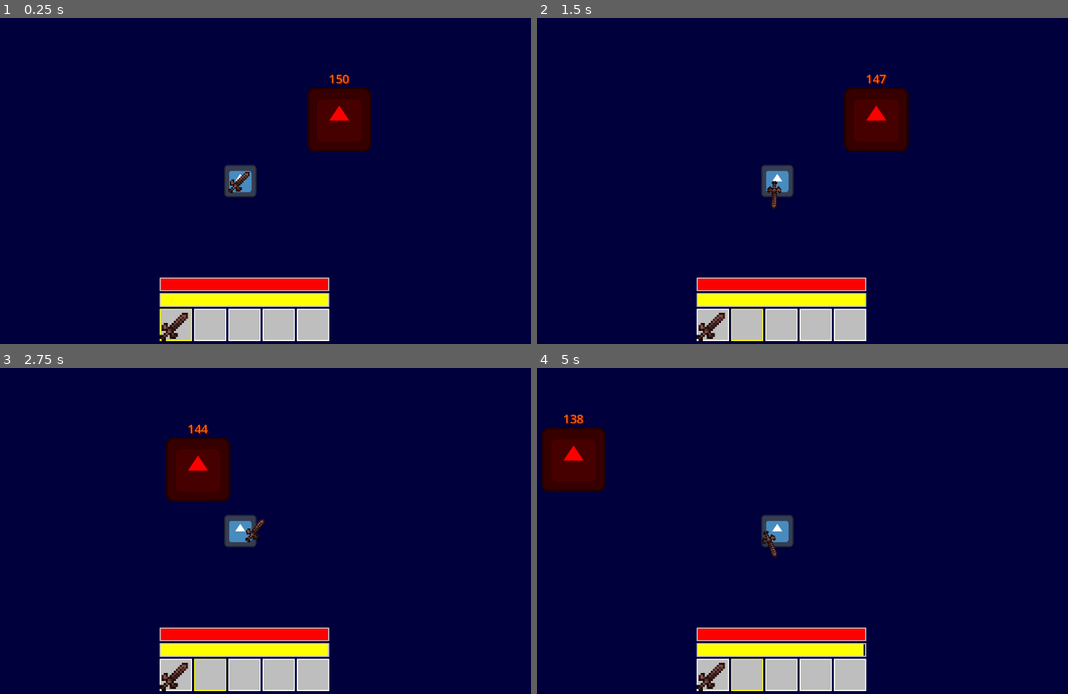
Above: before the commit, frames 1-4 (two rows, left to right).
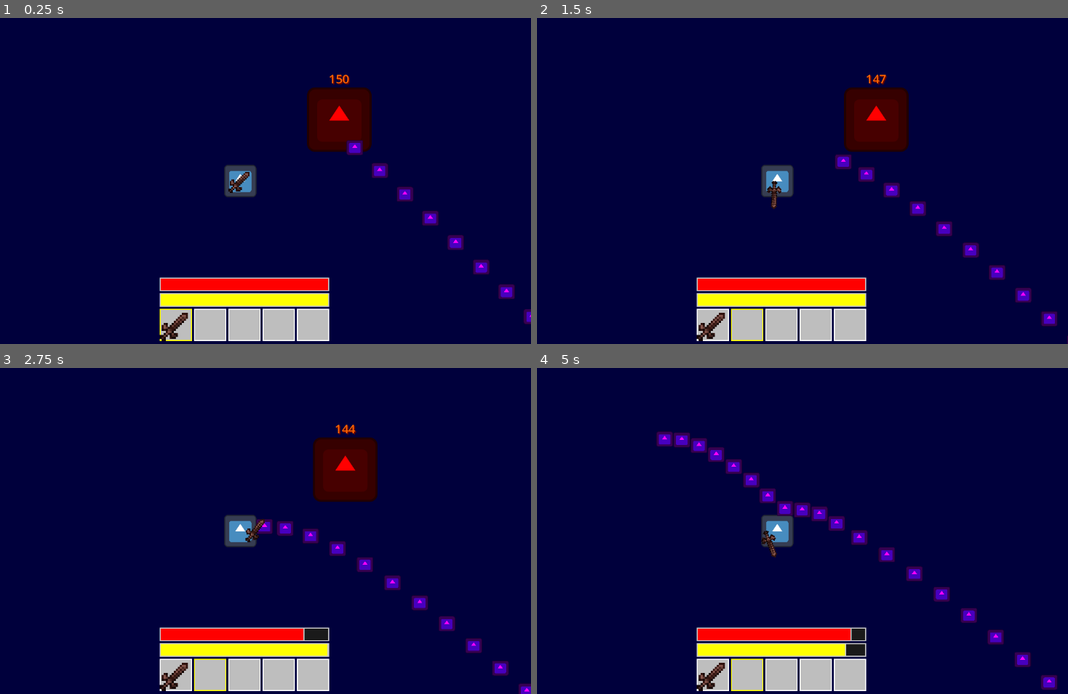
Above: after the commit, the same moments.

Repository: Bruhdows/fuel-the-flame
Game: Godot game, scene res://scenes/game.tscn
The game is run twice, just before and just after one commit, with the same random seed, the same clock (stepped at 60 frames per second) and the same inputs. The engine's default icon, where the game draws it, is replaced by a stand-in: a white triangle on a blue panel in a dark square.
Inputs (mouse positions are in pixels of both pictures, inside the frame that each line leads up to):
- Up to frame 1 (0.25 s): no input
- Up to frame 2 (1.5 s): click (712, 324) at 0.52 s; click (749, 324) at 1.27 s
- Up to frame 3 (2.75 s): move the mouse to (366, 514) at 2.02 s; hold D (right) from 2.03 s (still down); tap Q (drop_item) at 2.1 s
- Up to frame 4 (5 s): move the mouse to (659, 547) at 2.77 s; release D (right) at 2.78 s; hold S (down) 2.78-3.53 s; click (659, 547) at 2.85 s; move the mouse to (834, 459) at 3.52 s; hold D (right) 3.53-4.28 s; right-click (834, 459) at 3.6 s; move the mouse to (749, 596) at 4.27 s; hold W (up) from 4.28 s (still down); tap Q (drop_item) at 4.35 s

The runs differ from the first frame. In frame 1, 1.0% of the frame differs, in the area x 65-100%, y 37-94%; in frame 2, 1.3%; in frame 3, 6.5%, in the area x 31-100%, y 17-100%; in frame 4, 5.4%.

Commit message:
Fixes mobs!

Diff:
--- a/scenes/enemy.gd
+++ b/scenes/enemy.gd
@@ -8,7 +8,7 @@
 @export var attack_range: float = 50.0
 
 # References
-@onready var player: CharacterBody2D = %Player
+var player: CharacterBody2D
 var attack_timer: float = 0.0
 
 @onready var sprite: Sprite2D = $Sprite2D
@@ -17,25 +17,22 @@
 func _physics_process(delta):
 	attack_timer -= delta
 
-	if player:
-		# Move toward player
-		var direction = global_position.direction_to(player.global_position)
-		velocity = direction * speed
+	# Move toward player
+	var direction = global_position.direction_to(player.global_position)
+	velocity = direction * speed
 
-		# Flip sprite
-		sprite.flip_h = velocity.x < 0
+	# Flip sprite
+	sprite.flip_h = velocity.x < 0
 
-		# Attack if close enough
-		if global_position.distance_to(player.global_position) < attack_range and attack_timer <= 0:
-			attack_player()
-	else:
-		velocity = Vector2.ZERO
+	# Attack if close enough
+	if global_position.distance_to(player.global_position) < attack_range and attack_timer <= 0:
+		attack_player()
 
 	move_and_slide()
 
 func attack_player():
 	attack_timer = 1.5  # Cooldown
-	if player.has_method("take_damage"):
+	if player and player.has_method("take_damage"):
 		player.take_damage(attack_damage)
 
 func take_damage(amount: float):
--- a/scenes/enemy.tscn
+++ b/scenes/enemy.tscn
@@ -10,8 +10,9 @@
 size = Vector2(52, 51)
 
 [node name="Enemy" type="CharacterBody2D"]
-collision_layer = 5
-collision_mask = 8
+collision_layer = 15
+collision_mask = 14
+platform_on_leave = 2
 script = ExtResource("1_md0e3")
 
 [node name="Hitbox" type="CollisionShape2D" parent="."]
--- a/scenes/game.tscn
+++ b/scenes/game.tscn
@@ -1,53 +1,17 @@
-[gd_scene load_steps=23 format=3 uid="uid://c4salwugflrip"]
+[gd_scene load_steps=21 format=3 uid="uid://c4salwugflrip"]
 
 [ext_resource type="Script" uid="uid://bp4i28ybbk5i4" path="res://scripts/game.gd" id="1_p57ef"]
 [ext_resource type="Script" uid="uid://cru4dc0eb836x" path="res://scripts/player.gd" id="1_yqjtg"]
-[ext_resource type="Texture2D" uid="uid://d1jrpl1u325vi" path="res://assets/Hana Caraka - Topdown Tileset [sample]/Props/Tree.png" id="2_gee14"]
 [ext_resource type="Texture2D" uid="uid://bxewcgaicsghl" path="res://icon.svg" id="2_lnu2h"]
 [ext_resource type="Texture2D" uid="uid://dxo6iwa6y15t6" path="res://assets/Hana Caraka - Topdown Tileset [sample]/Tileset/Seasonal/winter.png" id="2_u5sy4"]
 [ext_resource type="Texture2D" uid="uid://8njdheqll1jq" path="res://assets/Hana Caraka - Topdown Tileset [sample]/Tileset/dirt.png" id="3_0tnpc"]
 [ext_resource type="Texture2D" uid="uid://bciaavqpplyh1" path="res://assets/Hana Caraka - Topdown Tileset [sample]/Tileset/Seasonal/ice.png" id="3_gee14"]
-[ext_resource type="Script" path="res://scripts/fire.gd" id="3_lnu2h"]
+[ext_resource type="Script" uid="uid://duippwikiy61w" path="res://scripts/fire.gd" id="3_lnu2h"]
 [ext_resource type="Script" uid="uid://dafpntkmhl2h1" path="res://scripts/control.gd" id="5_iywne"]
-
-[sub_resource type="TileSetAtlasSource" id="TileSetAtlasSource_0tnpc"]
-texture = ExtResource("2_gee14")
-texture_region_size = Vector2i(32, 48)
-0:0/0 = 0
-0:0/0/physics_layer_0/polygon_0/points = PackedVector2Array(0.93301773, -24, 16, 19.593304, -16, 20.526318)
-1:0/0 = 0
-1:0/0/physics_layer_0/polygon_0/points = PackedVector2Array(0.93301773, -24, 16, 19.593304, -16, 20.526318)
-2:0/0 = 0
-2:0/0/physics_layer_0/polygon_0/points = PackedVector2Array(0.93301773, -24, 16, 19.593304, -16, 20.526318)
-3:0/0 = 0
-3:0/0/physics_layer_0/polygon_0/points = PackedVector2Array(0.93301773, -24, 16, 19.593304, -16, 20.526318)
-4:0/0 = 0
-5:0/0 = 0
-6:0/0 = 0
-7:0/0 = 0
-0:1/0 = 0
-1:1/0 = 0
-2:1/0 = 0
-3:1/0 = 0
-4:1/0 = 0
-5:1/0 = 0
-6:1/0 = 0
-7:1/0 = 0
-0:2/0 = 0
-1:2/0 = 0
-2:2/0 = 0
-3:2/0 = 0
-4:2/0 = 0
-5:2/0 = 0
-6:2/0 = 0
-7:2/0 = 0
-0:3/0 = 0
-1:3/0 = 0
 
 [sub_resource type="TileSet" id="TileSet_vtaks"]
 tile_size = Vector2i(32, 48)
 physics_layer_0/collision_layer = 1
-sources/3 = SubResource("TileSetAtlasSource_0tnpc")
 
 [sub_resource type="TileSetAtlasSource" id="TileSetAtlasSource_vtaks"]
 texture = ExtResource("3_0tnpc")
@@ -115,28 +79,6 @@
 physics_layer_0/collision_layer = 1
 sources/5 = SubResource("TileSetAtlasSource_kvpfn")
 
-[sub_resource type="TileSetAtlasSource" id="TileSetAtlasSource_vtaks"]
-texture = ExtResource("3_0tnpc")
-0:0/0 = 0
-1:0/0 = 0
-2:0/0 = 0
-3:0/0 = 0
-4:0/0 = 0
-0:1/0 = 0
-1:1/0 = 0
-2:1/0 = 0
-3:1/0 = 0
-4:1/0 = 0
-0:2/0 = 0
-1:2/0 = 0
-2:2/0 = 0
-3:2/0 = 0
-4:2/0 = 0
-
-[sub_resource type="TileSet" id="TileSet_kvpfn"]
-physics_layer_0/collision_layer = 1
-sources/0 = SubResource("TileSetAtlasSource_vtaks")
-
 [sub_resource type="RectangleShape2D" id="RectangleShape2D_iywne"]
 size = Vector2(64, 64)
 
--- a/scripts/game.gd
+++ b/scripts/game.gd
@@ -13,4 +13,8 @@
 	sword.damage = 10
 	player.add_item(sword)
 
-	var enemy = ENEMY.instantiate(PackedScene.GEN_EDIT_STATE_INSTANCE)
+	for n in 50:
+		var enemy = ENEMY.instantiate(PackedScene.GEN_EDIT_STATE_MAIN)
+		enemy.global_position = Vector2(50 * (n+1), 50 * (n+1))
+		enemy.player = player
+		add_child(enemy)
